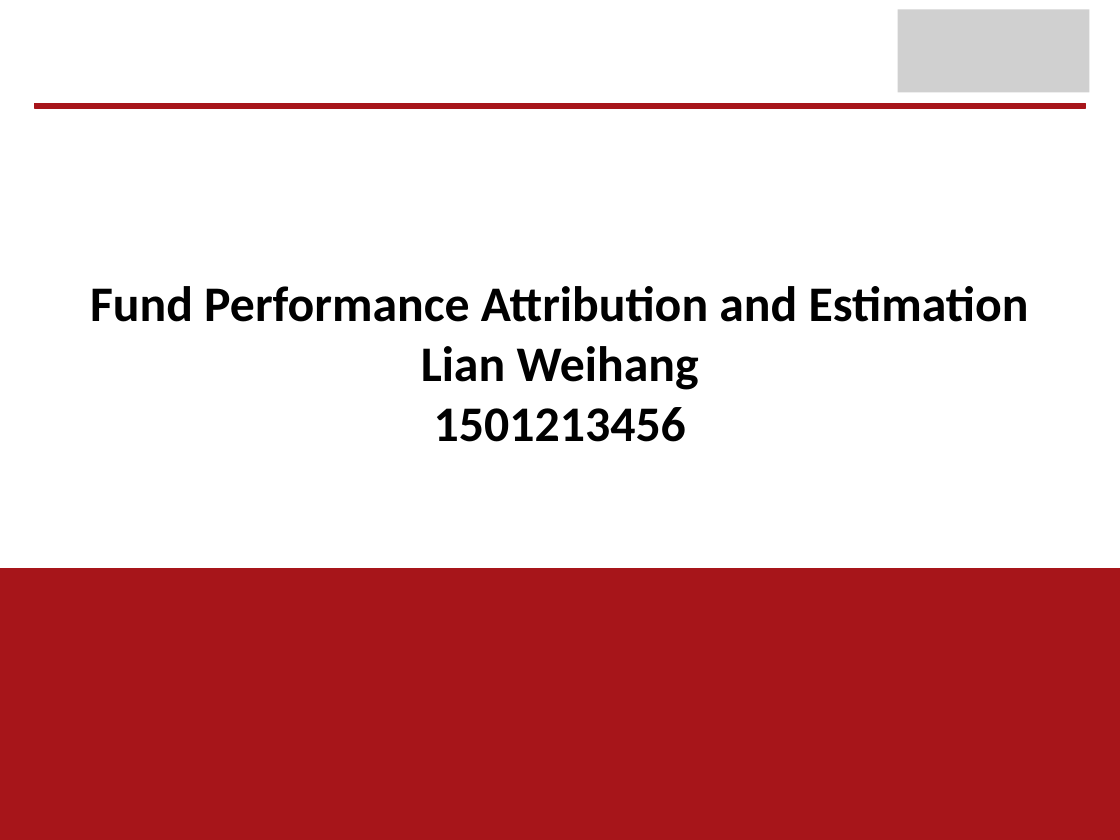
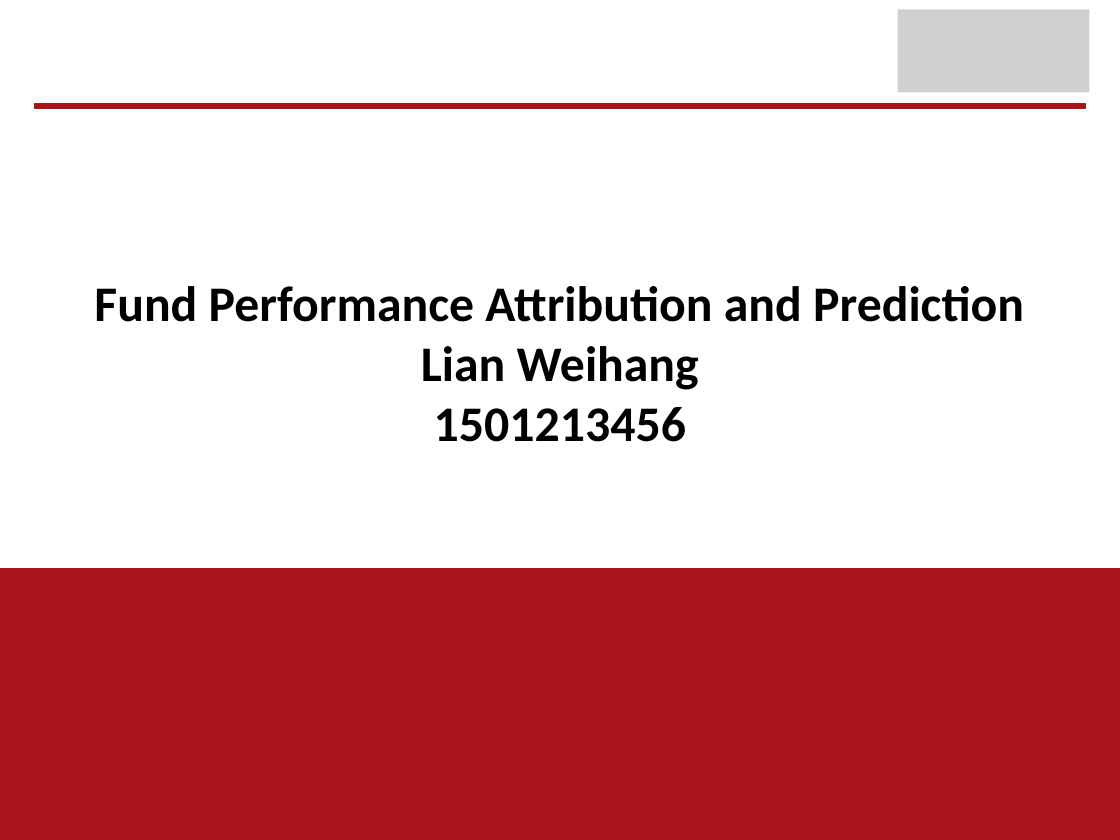
Before and after one commit to 1501213456/2016.M3.TQF-ML.FundPerformanceAttribution, a slide deck: slide 1 of Proposal_Lian Weihang.pptx. Drawn at 1120x840 pixels with LibreOffice and Linux fonts; fonts in the diff are those of the drawing; grey boxes stand for pictures. Boxes give left, top, right and bottom in pixels: in the first picture for what was removed or moved away, otherwise in the second. Text is boxed around its words. In the diff, an @@ line names an element or a change of style, - is before the commit and + after.

```diff
--- a/Proposal_Lian Weihang.pptx
+++ b/Proposal_Lian Weihang.pptx
@@ text at box(94, 286, 1024, 322): text changed @@
-Fund Performance Attribution and Estimation
+Fund Performance Attribution and Prediction
```
Also in this commit, not shown: 1 other slide changed, 2 other files.
